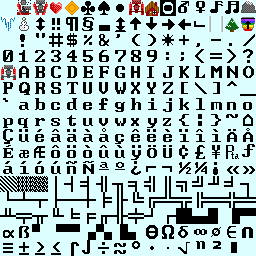
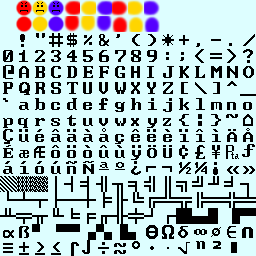
Comparing the layer stacks of the two 256 × 256 images. Changes:
renamed "house" to "Blue", painted on it over (x1=47, y1=0, x2=160, y2=33)
removed layer "dead" over (x1=17, y1=0, x2=32, y2=15)
removed layer "ramp" over (x1=241, y1=17, x2=255, y2=31)
renamed "diamonds" to "Yellow", painted on it over (x1=31, y1=0, x2=144, y2=33)
removed layer "heart" over (x1=50, y1=2, x2=62, y2=14)
removed layer "tracks" over (x1=208, y1=16, x2=223, y2=32)
removed layer "fly" over (x1=31, y1=0, x2=50, y2=16)
removed layer "crash" over (x1=127, y1=0, x2=146, y2=16)
removed layer "robot" over (x1=1, y1=65, x2=16, y2=80)
removed layer "tree" over (x1=225, y1=18, x2=239, y2=32)
removed layer "rock" over (x1=241, y1=0, x2=256, y2=13)
renamed "snowman" to "Red pill", moved it above "terminal16x16_gs_ro.png", painted on it over (x1=15, y1=0, x2=128, y2=33)
removed layer "spikes" over (x1=1, y1=17, x2=15, y2=31)
painted on "terminal16x16_gs_ro.png" over (x1=1, y1=0, x2=255, y2=32)
